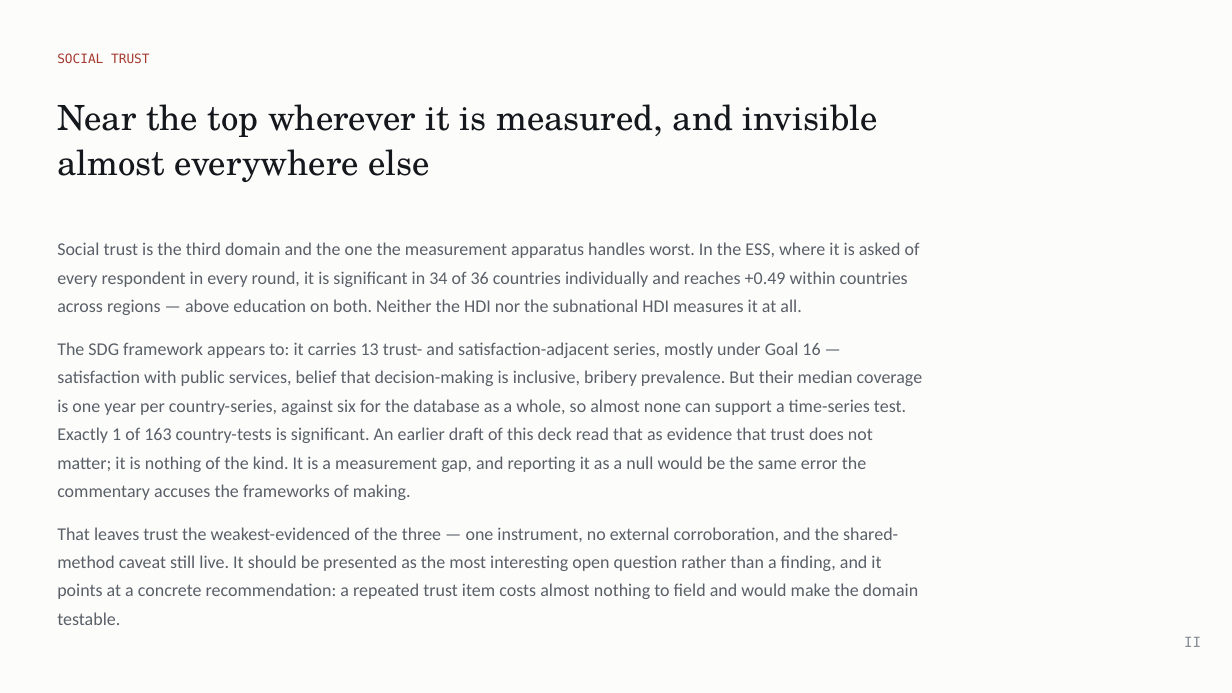
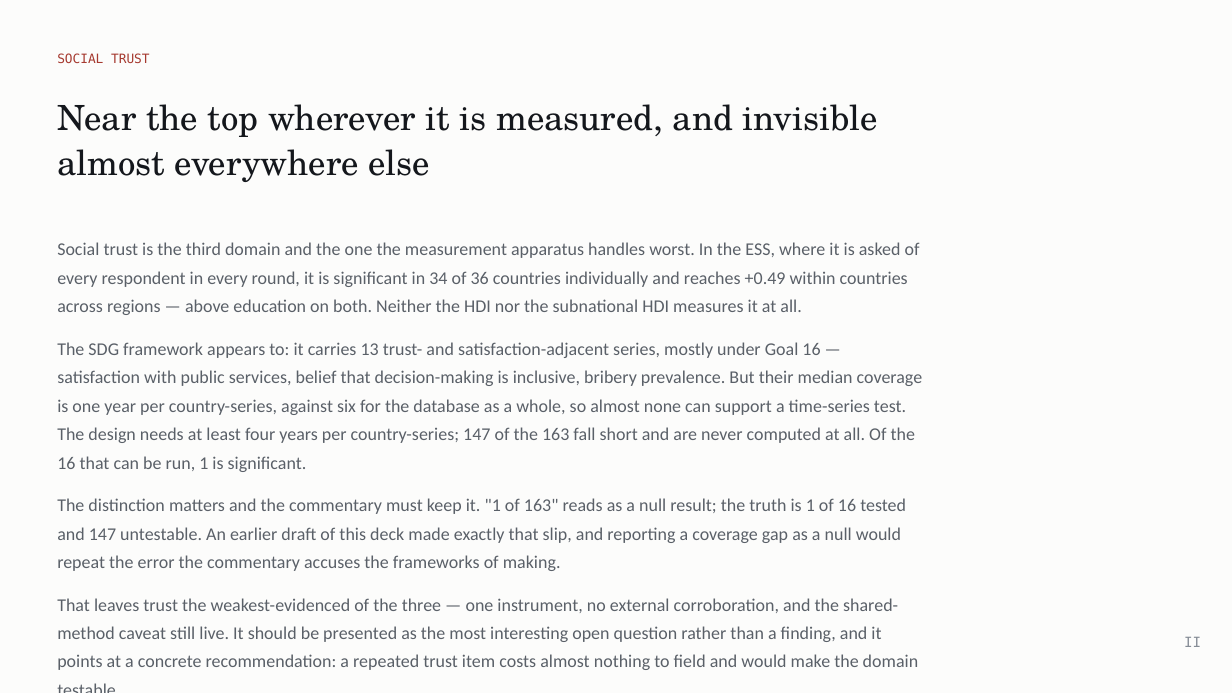
Before and after one commit to cwejnert/HDI-Happiness, a slide deck: slide 18 of deck/Measured_Where_It_Varies.pptx. Drawn at 1232x693 pixels with LibreOffice and Linux fonts; fonts in the diff are those of the drawing. Boxes give left, top, right and bottom in pixels: in the first picture for what was removed or moved away, otherwise in the second. Text is boxed around its words. In the diff, an @@ line names an element or a change of style, - is before the commit and + after.

```diff
--- a/deck/Measured_Where_It_Varies.pptx
+++ b/deck/Measured_Where_It_Varies.pptx
@@ text at [57, 342, 923, 571]: text changed @@
-The SDG framework appears to: it carries 13 trust- and satisfaction-adjacent series, mostly under Goal 16 — satisfaction with public services, belief that decision-making is inclusive, bribery prevalence. But their median coverage is one year per country-series, against six for the database as a whole, so almost none can support a time-series test. Exactly 1 of 163 country-tests is significant. An earlier draft of this deck read that as evidence that trust does not matter; it is nothing of the kind. It is a measurement gap, and reporting it as a null would be the same error the commentary accuses the frameworks of making.
+The SDG framework appears to: it carries 13 trust- and satisfaction-adjacent series, mostly under Goal 16 — satisfaction with public services, belief that decision-making is inclusive, bribery prevalence. But their median coverage is one year per country-series, against six for the database as a whole, so almost none can support a time-series test. The design needs at least four years per country-series; 147 of the 163 fall short and are never computed at all. Of the 16 that can be run, 1 is significant.
+The distinction matters and the commentary must keep it. "1 of 163" reads as a null result; the truth is 1 of 16 tested and 147 untestable. An earlier draft of this deck made exactly that slip, and reporting a coverage gap as a null would repeat the error the commentary accuses the frameworks of making.
```
Also in this commit, not shown: 1 other slide changed, 4 other files.
